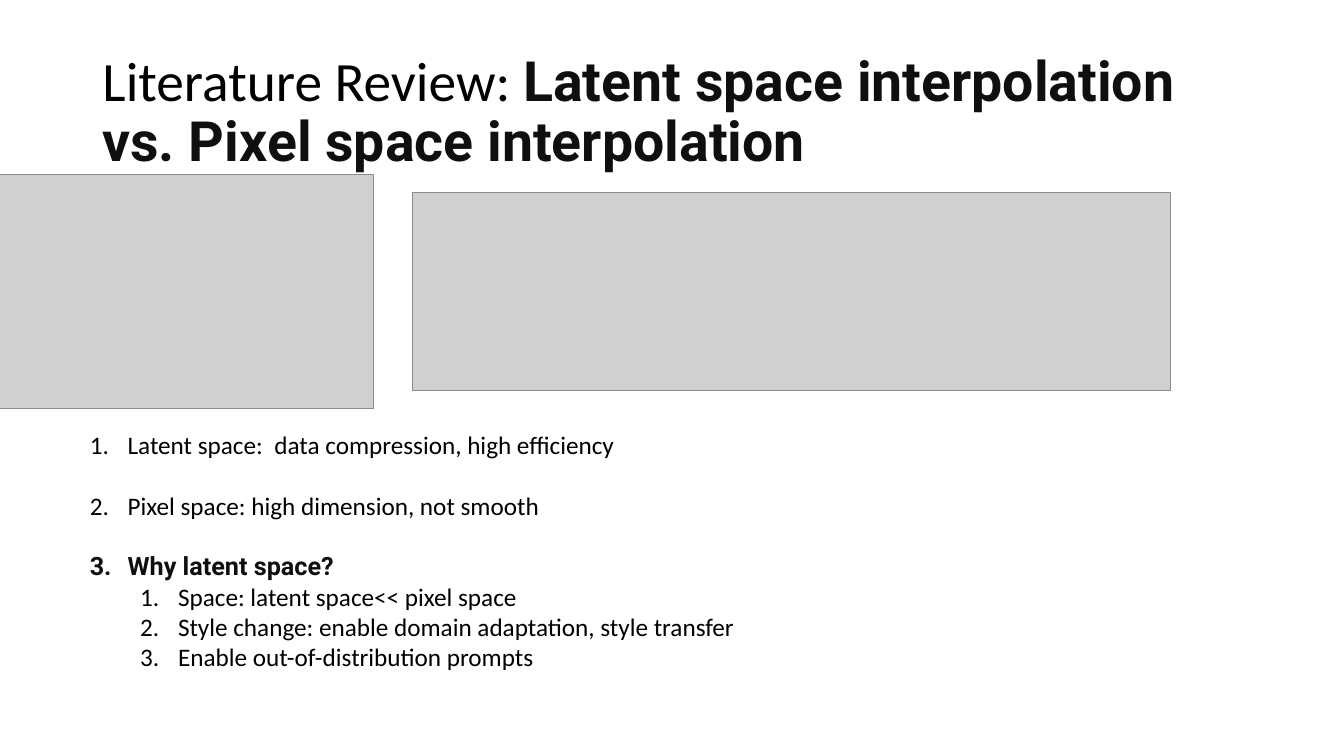
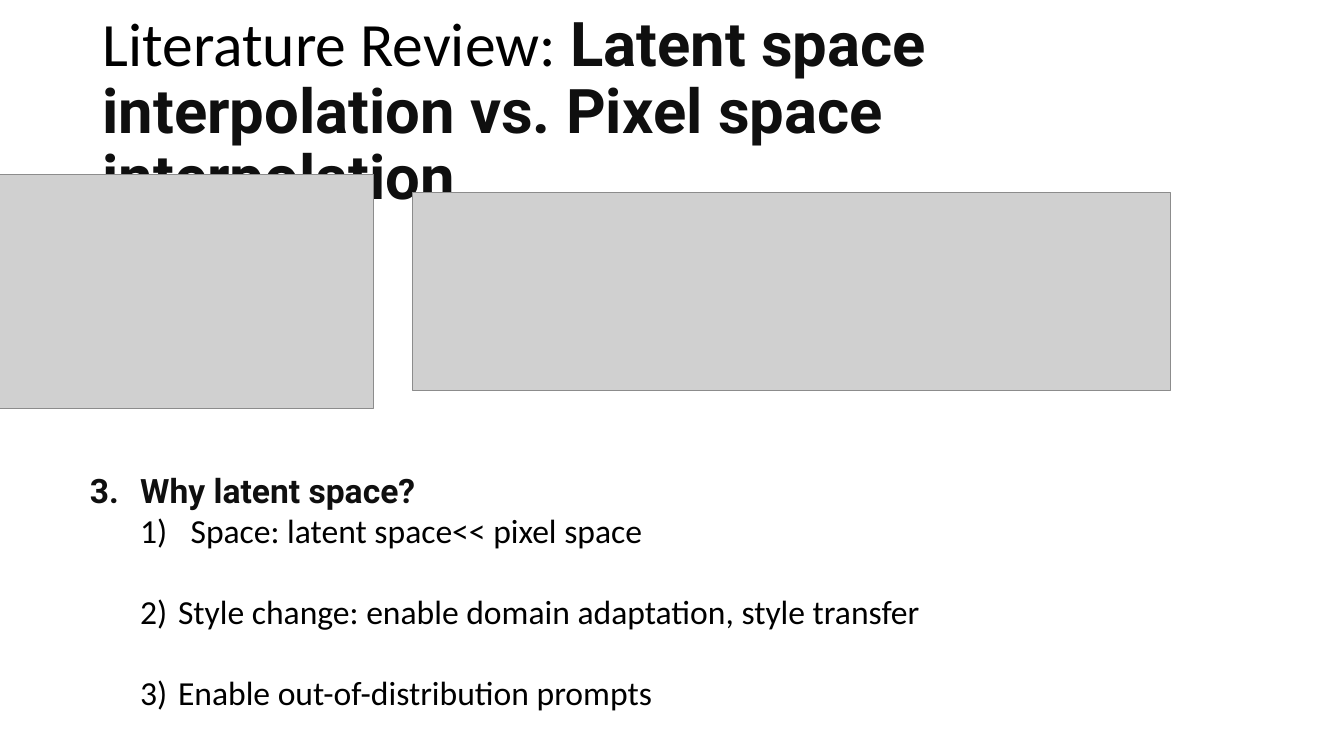
Before and after one commit to jasonfghx/lilicoco, a slide deck: slide 8 of diffusion書報/DDPM.pptx (slide 6 before the commit). Drawn at 1344x756 pixels with LibreOffice and Linux fonts; fonts in the diff are those of the drawing; grey boxes stand for pictures. Boxes give left, top, right and bottom in pixels: in the first picture for what was removed or moved away, otherwise in the second. Text is boxed around its words. In the diff, an @@ line names an element or a change of style, - is before the commit and + after.

```diff
--- a/diffusion書報/DDPM.pptx
+++ b/diffusion書報/DDPM.pptx
@@ title "Literature Review: Latent space interpolation ..." at [102,22,926,214]: size 39.6 to 44 pt @@
@@ text "Why latent space?" at [140,477,920,711]: size 18 to 24 pt; indent changed; bullet 1. to 1) @@
@@ text at [128,436,614,520]: paragraphs removed @@
-1. Latent space: data compression, high efficiency
-2. Pixel space: high dimension, not smooth
```
Also in this commit, not shown: 5 other slides changed, 3 slides added.
